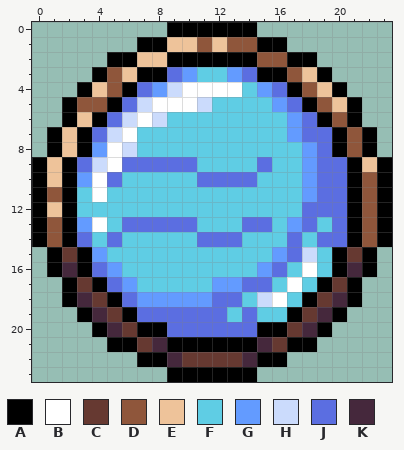
Two states of a pixel-art sprite, assets/textures/water_slot.png. Above is the file before it was changed.
The file is 24x24 pixels.
Palette (. is transparent): A #000000  B #ffffff  C #663931  D #8f563b  E #eec39a  F #5fcde4  G #639bff  H #cbdbfc  J #5b6ee1  K #45283c
Once edited:
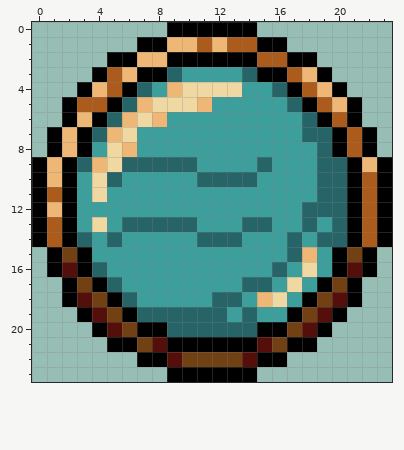
What changed:
Colour B changes from #ffffff to #efd8a1.
Colour C changes from #663931 to #724113.
Colour D changes from #8f563b to #ab5c1c.
Colour E changes from #eec39a to #efb775.
Colour F changes from #5fcde4 to #3c9f9c.
Colour J changes from #5b6ee1 to #276468.
Colour K changes from #45283c to #550f0a.
The author changed colour H to colour E in row 4 at x 9; in row 5 at x 7 and 11; in row 6 at x 6 and 8; in row 7 at x 5; in row 8 at x 6; in row 9 at x 4.
The author changed colour H to colour E in row 15 at x 18; in row 18 at x 15.
The author changed colour G to colour F in row 3 at x 10 and 13; in row 4 at x 8 and 15; in row 5 at x 16; in rows 6 to 7 at x 17; in row 8 at x 4 and 18; in row 9 at x 18.
The author changed colour G to colour F in row 10 at x 3 and 18; in row 11 at x 18; in row 13 at x 3 and 17; in row 15 at x 4 and 16; in row 16 at x 5 and 15; in row 17 at x 6 and 12 to 13.
The author changed colour G to colour F in row 18 at x 7 to 11.
